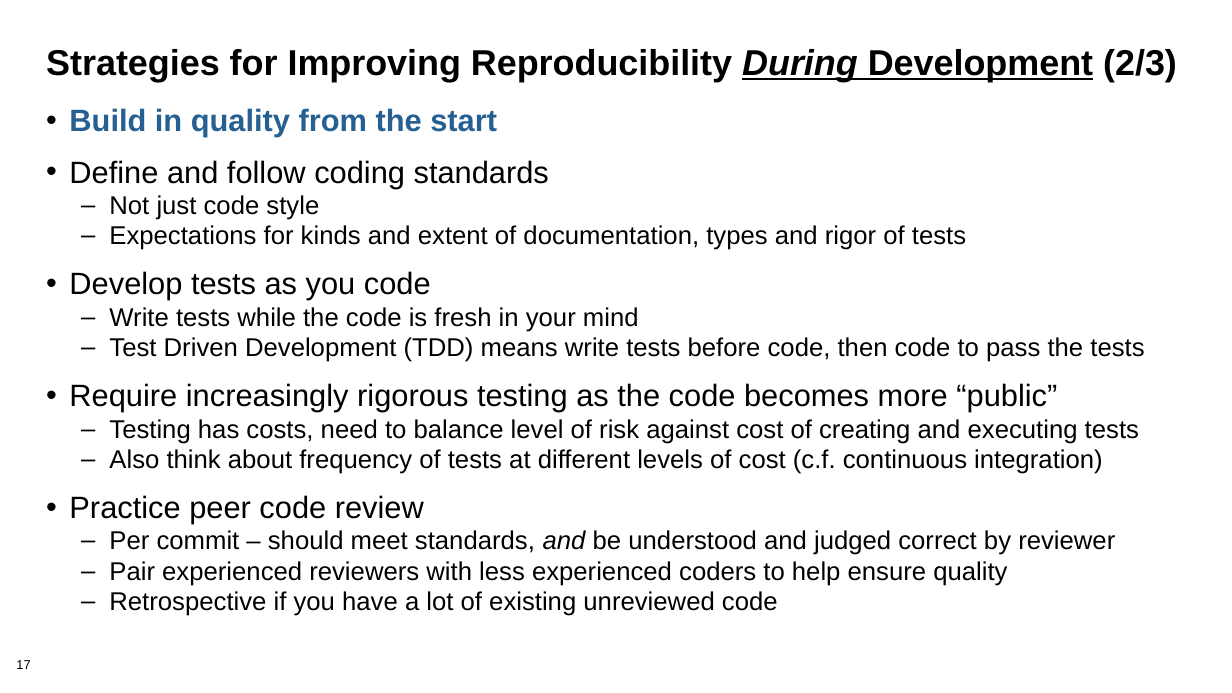
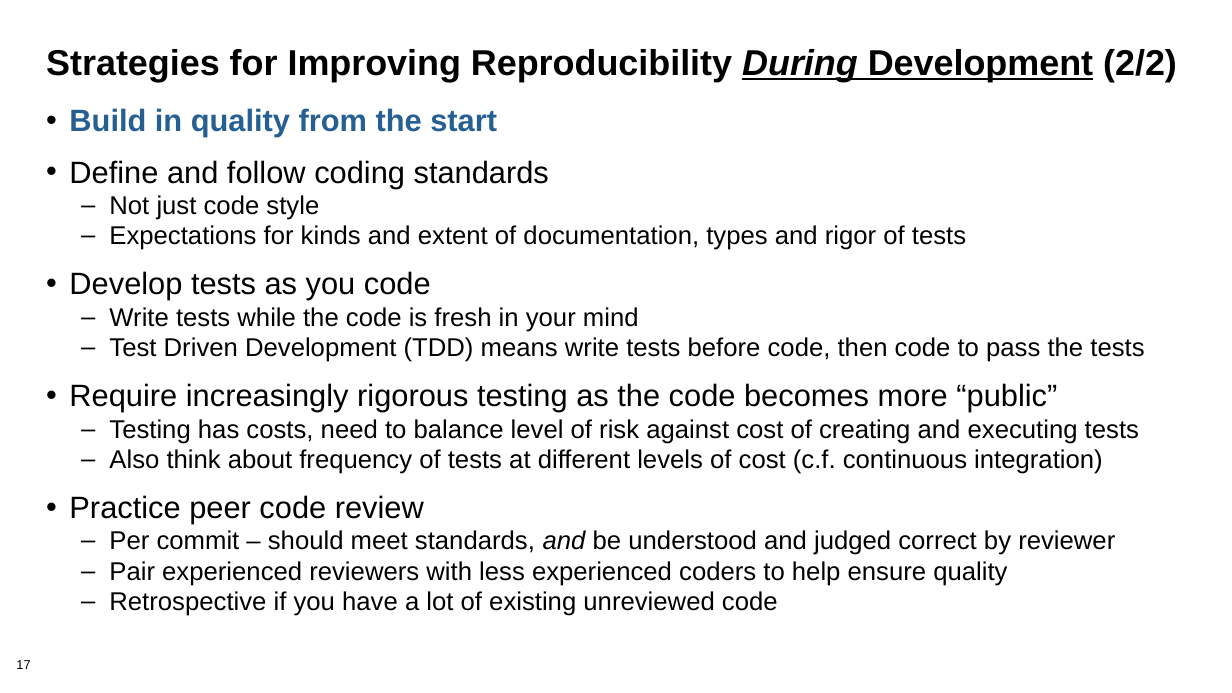
Before and after one commit to betterscientificsoftware/bssw-tutorial, a slide deck: slide 17 of presentations/SC20-reproducibility.pptx. Drawn at 1232x693 pixels with LibreOffice and Linux fonts; fonts in the diff are those of the drawing; background and template pictures are left out. Boxes give left, top, right and bottom in pixels: in the first picture for what was removed or moved away, otherwise in the second. Text is boxed around its words. In the diff, an @@ line names an element or a change of style, - is before the commit and + after.

Commit message:
Update SC reproducibility, minor change to git.

```diff
--- a/presentations/SC20-reproducibility.pptx
+++ b/presentations/SC20-reproducibility.pptx
@@ title at (46, 49, 1177, 82): text changed @@
-Strategies for Improving Reproducibility During Development (2/3)
+Strategies for Improving Reproducibility During Development (2/2)
```
Also in this commit, not shown: 5 other slides changed, 1 slide added.
